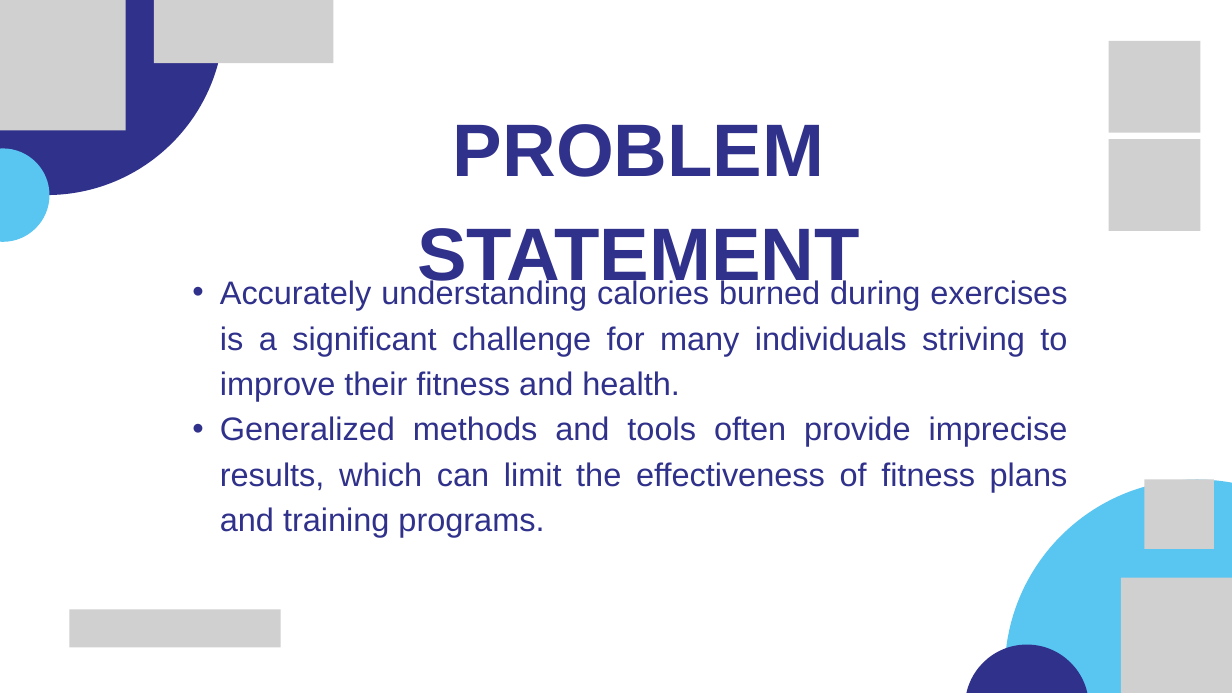
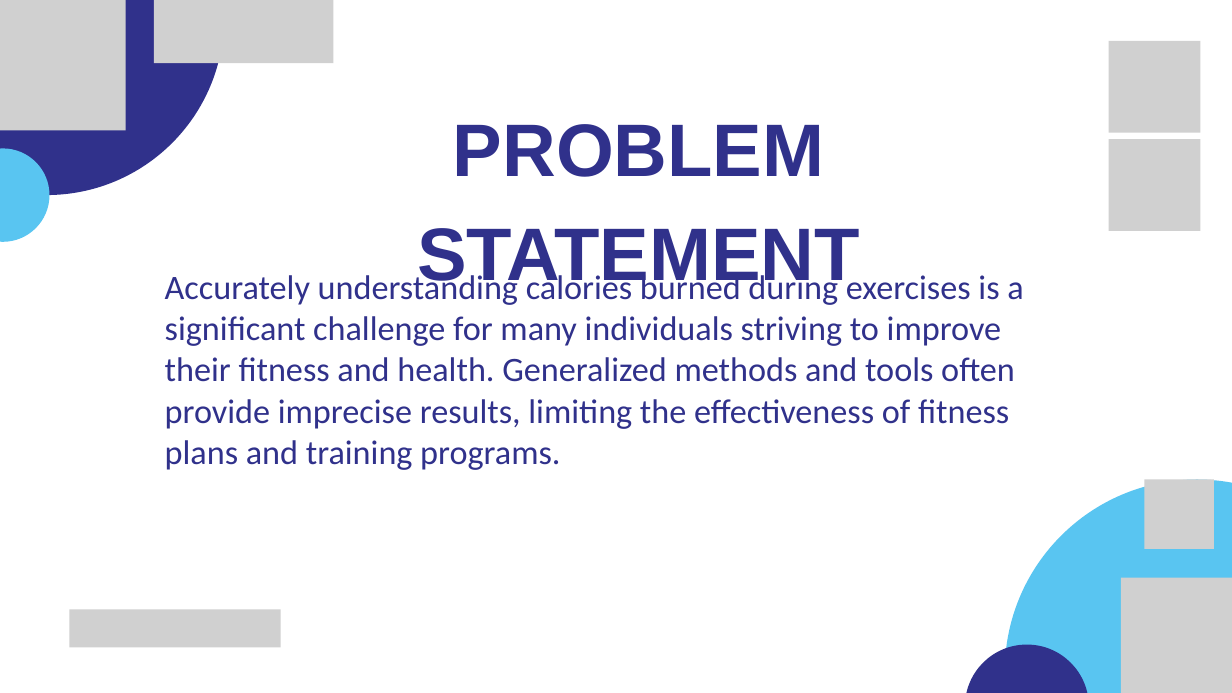
Before and after one commit to Mohamedelmahdy01/BurnMeter, a slide deck: slide 3 of BurnMeter.pptx. Drawn at 1232x693 pixels with LibreOffice and Linux fonts; fonts in the diff are those of the drawing; grey boxes stand for pictures. Boxes give left, top, right and bottom in pixels: in the first picture for what was removed or moved away, otherwise in the second. Text is boxed around its words. In the diff, an @@ line names an element or a change of style, - is before the commit and + after.

Commit message:
Correct spelling errors

```diff
--- a/BurnMeter.pptx
+++ b/BurnMeter.pptx
@@ text at [165, 271, 1023, 470]: text changed; size 37.9 to 40 pt; font Arial to Calibri @@
-  • Accurately understanding calories burned during exercises is a significant challenge for many individuals striving to improve their fitness and health.
-  • Generalized methods and tools often provide imprecise results, which can limit the effectiveness of fitness plans and training programs.
+Accurately understanding calories burned during exercises is a significant challenge for many individuals striving to improve their fitness and health. Generalized methods and tools often provide imprecise results, limiting the effectiveness of fitness plans and training programs.
```
Also in this commit, not shown: 13 other slides changed, 1 slide removed.
